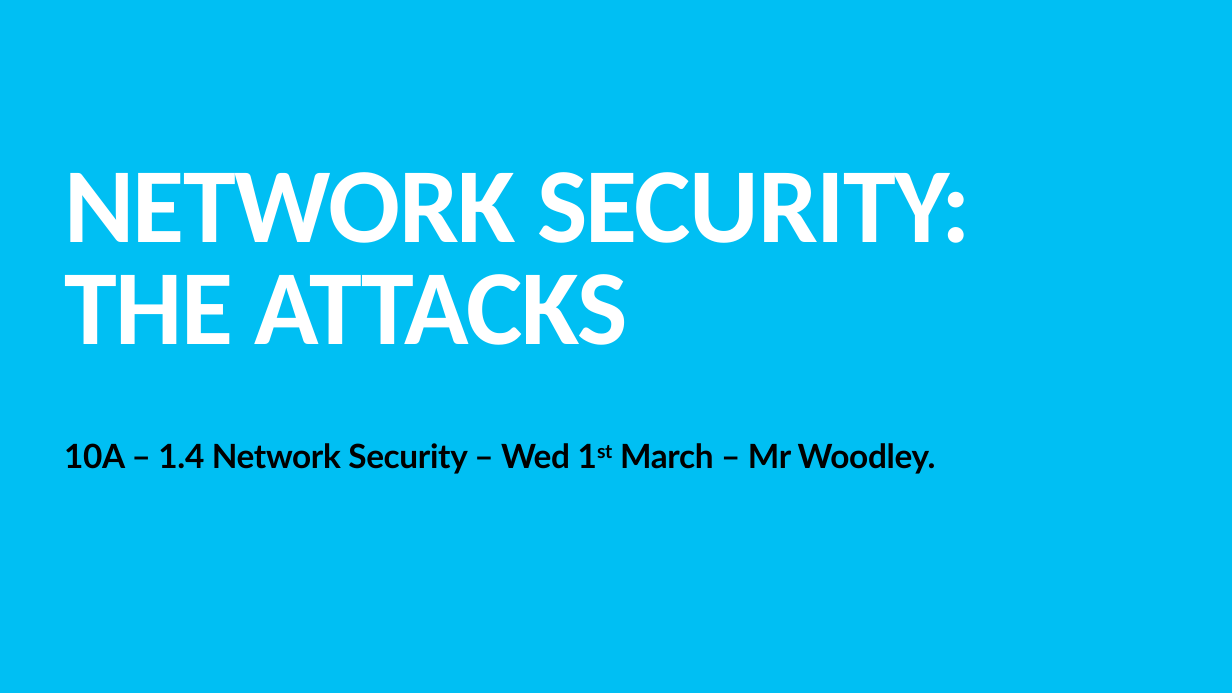
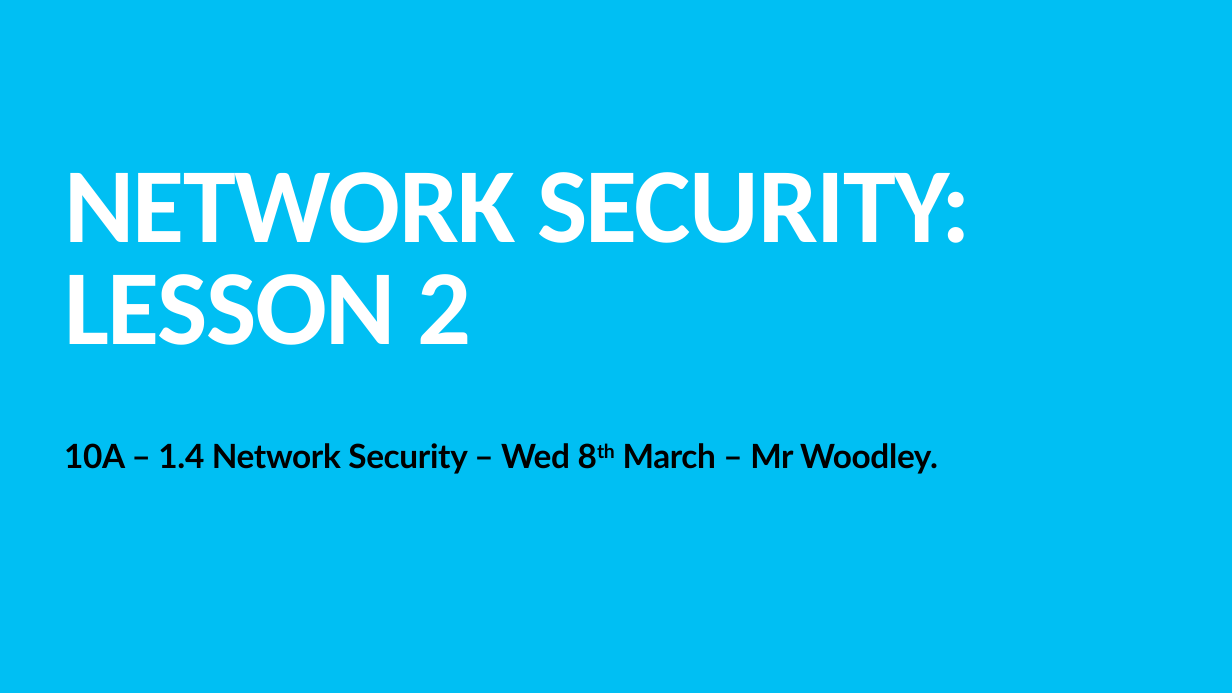
Before and after one commit to TommyWoodley/teaching, a slide deck: slide 1 of Y10/L2/L2.pptx. Drawn at 1232x693 pixels with LibreOffice and Linux fonts; fonts in the diff are those of the drawing. Boxes give left, top, right and bottom in pixels: in the first picture for what was removed or moved away, otherwise in the second. Text is boxed around its words. In the diff, an @@ line names an element or a change of style, - is before the commit and + after.

```diff
--- a/Y10/L2/L2.pptx
+++ b/Y10/L2/L2.pptx
@@ title at <box>64,172,971,345</box>: text changed @@
-NETWORK SECURITY:
-THE ATTACKS
+NETWORK SECURITY:
+LESSON 2
@@ subtitle at <box>64,443,938,474</box>: text changed @@
-10A – 1.4 Network Security – Wed 1st March – Mr Woodley.
+10A – 1.4 Network Security – Wed 8th March – Mr Woodley.
```
Also in this commit, not shown: 1 other slide changed, 8 slides added, 9 slides removed, 1 other file.
